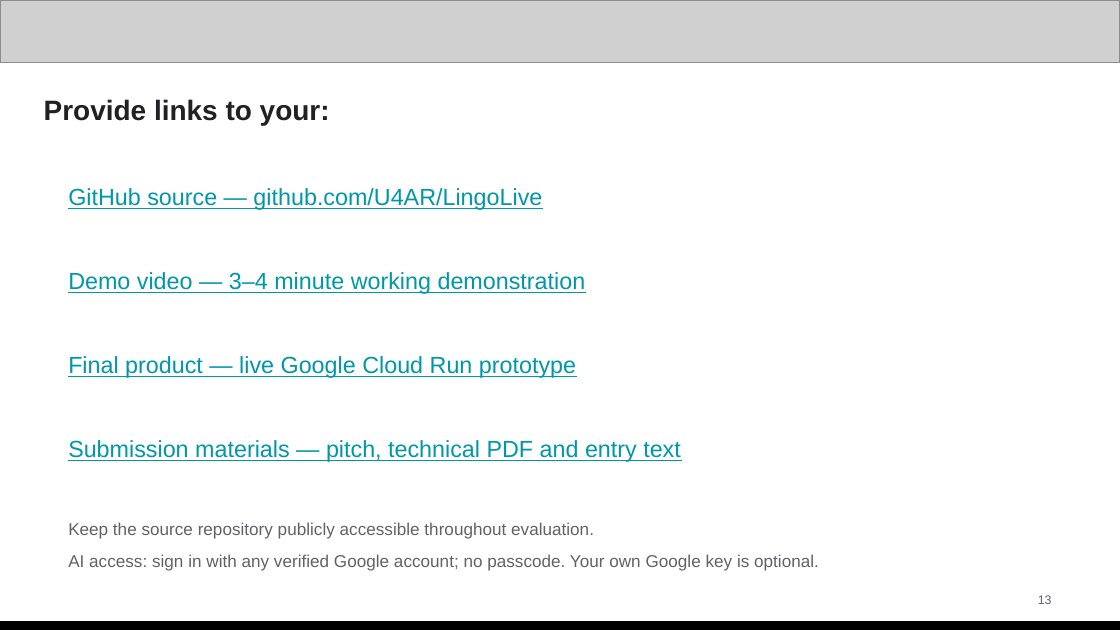
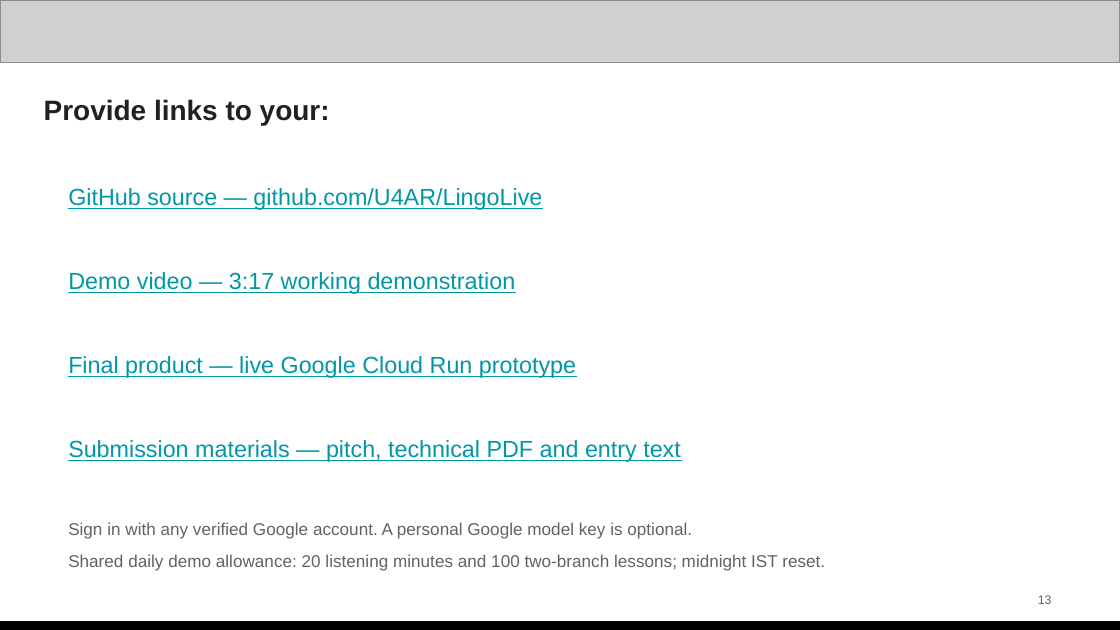
Before and after one commit to U4AR/LingoLive, a slide deck: slide 13 of docs/submission/LingoLive-Pitch-Deck.pptx. Drawn at 1120x630 pixels with LibreOffice and Linux fonts; fonts in the diff are those of the drawing; grey boxes stand for pictures. Boxes give left, top, right and bottom in pixels: in the first picture for what was removed or moved away, otherwise in the second. Text is boxed around its words. In the diff, an @@ line names an element or a change of style, - is before the commit and + after.

Commit message:
Refine Accessibility submission and five-dollar learner cost model

```diff
--- a/docs/submission/LingoLive-Pitch-Deck.pptx
+++ b/docs/submission/LingoLive-Pitch-Deck.pptx
@@ text at bbox=[68, 272, 516, 294]: text changed @@
-Demo video — 3–4 minute working demonstration
+Demo video — 3:17 working demonstration
@@ text at bbox=[68, 522, 825, 571]: text changed @@
-Keep the source repository publicly accessible throughout evaluation.
-AI access: sign in with any verified Google account; no passcode. Your own Google key is optional.
+Sign in with any verified Google account. A personal Google model key is optional.
+Shared daily demo allowance: 20 listening minutes and 100 two-branch lessons; midnight IST reset.
```
Also in this commit, not shown: 12 other slides changed, 28 other files.
